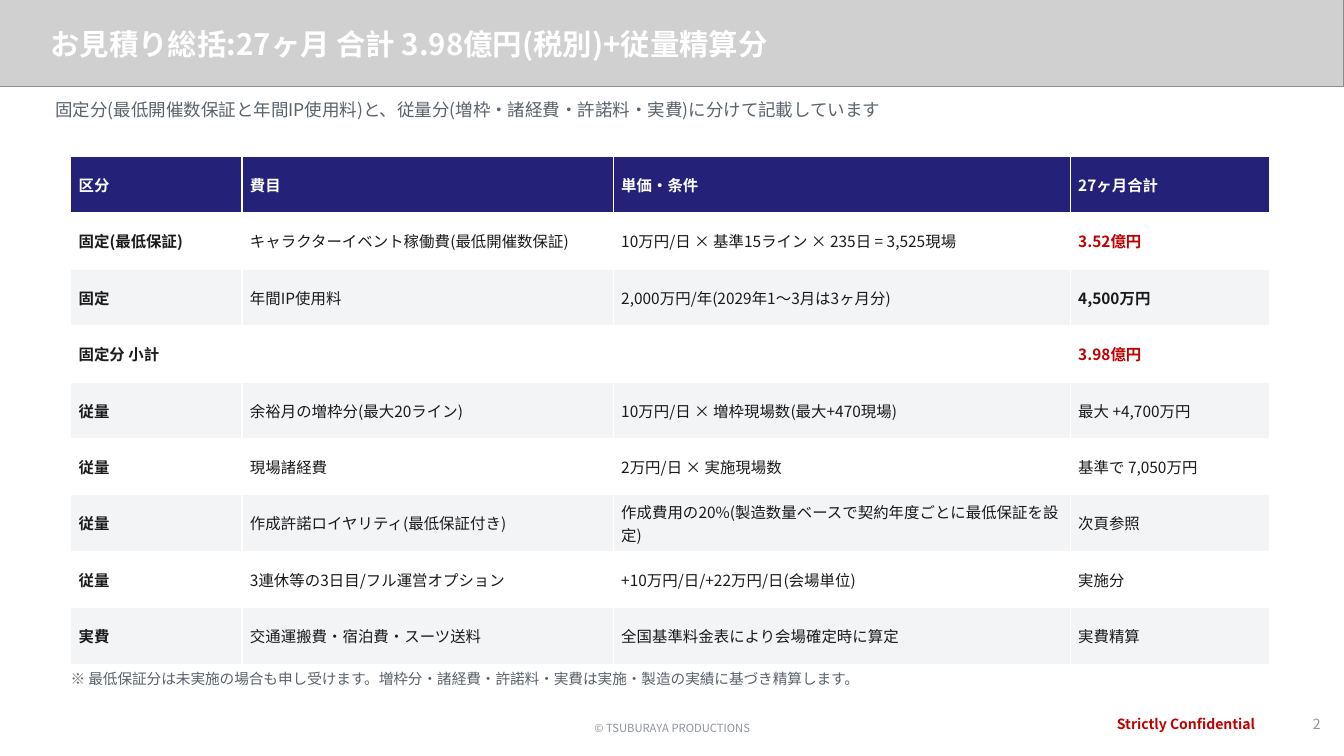
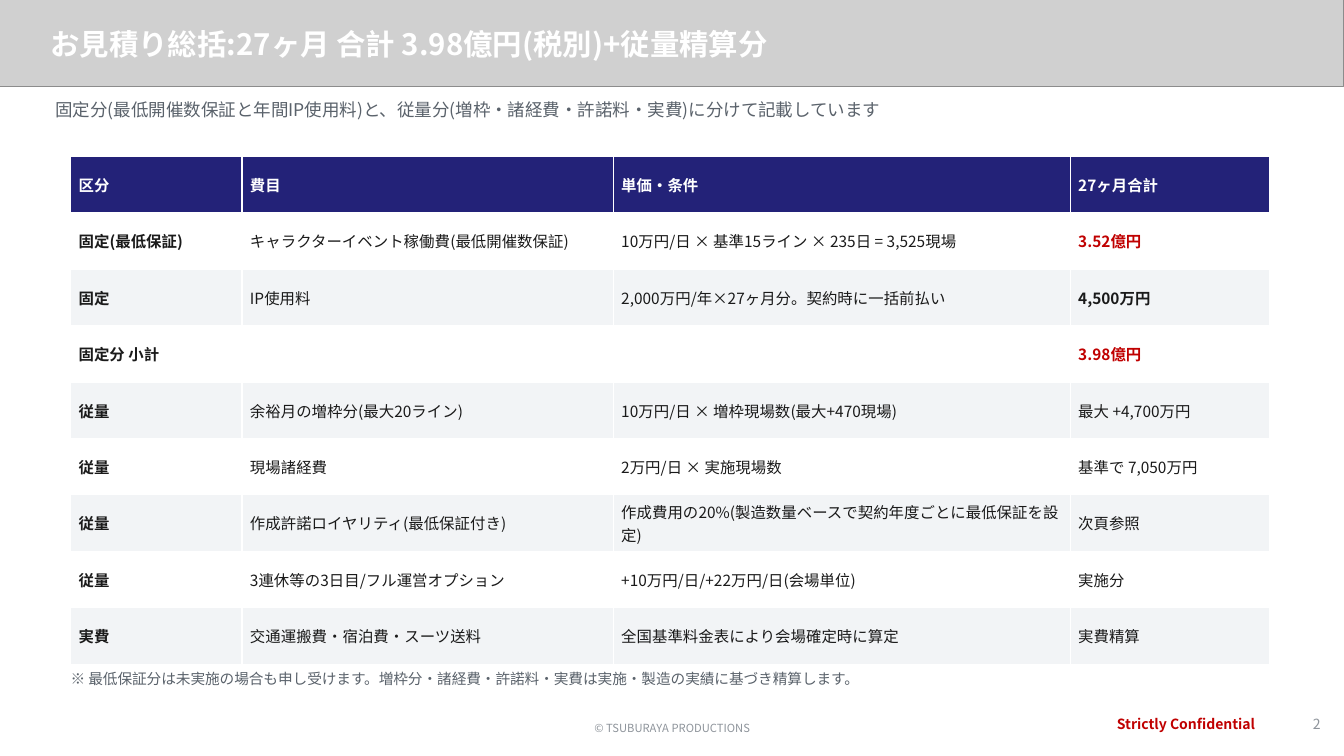
Before and after one commit to hayatoshintani-spe/kessho-lens, a slide deck: slide 2 of docs/proposals/softbank-ultraman-caravan/SB様提示用_お見積り_最低保証プラン.pptx. Drawn at 1344x756 pixels with LibreOffice and Linux fonts; fonts in the diff are those of the drawing; grey boxes stand for pictures. Boxes give left, top, right and bottom in pixels: in the first picture for what was removed or moved away, otherwise in the second. Text is boxed around its words. In the diff, an @@ line names an element or a change of style, - is before the commit and + after.

```diff
--- a/docs/proposals/softbank-ultraman-caravan/SB様提示用_お見積り_最低保証プラン.pptx
+++ b/docs/proposals/softbank-ultraman-caravan/SB様提示用_お見積り_最低保証プラン.pptx
@@ table at [71, 156, 1269, 664] @@
-row 3, column 2: 年間IP使用料
+row 3, column 2: IP使用料
-row 3, column 3: 2,000万円/年(2029年1〜3月は3ヶ月分)
+row 3, column 3: 2,000万円/年×27ヶ月分。契約時に一括前払い
```
Also in this commit, not shown: 2 other slides changed, 11 other files.
